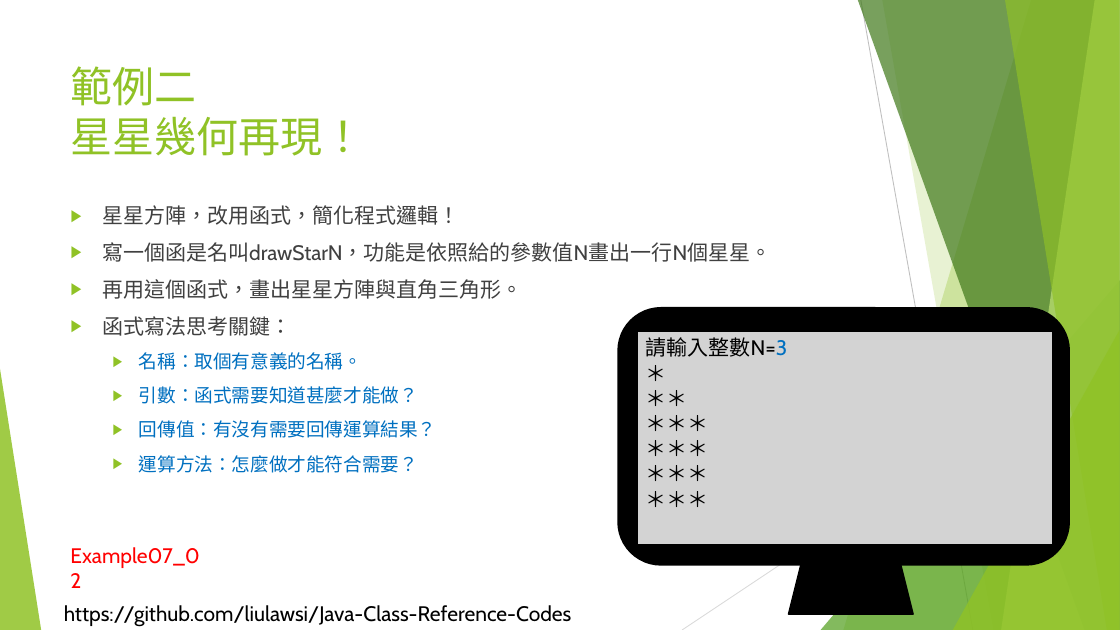
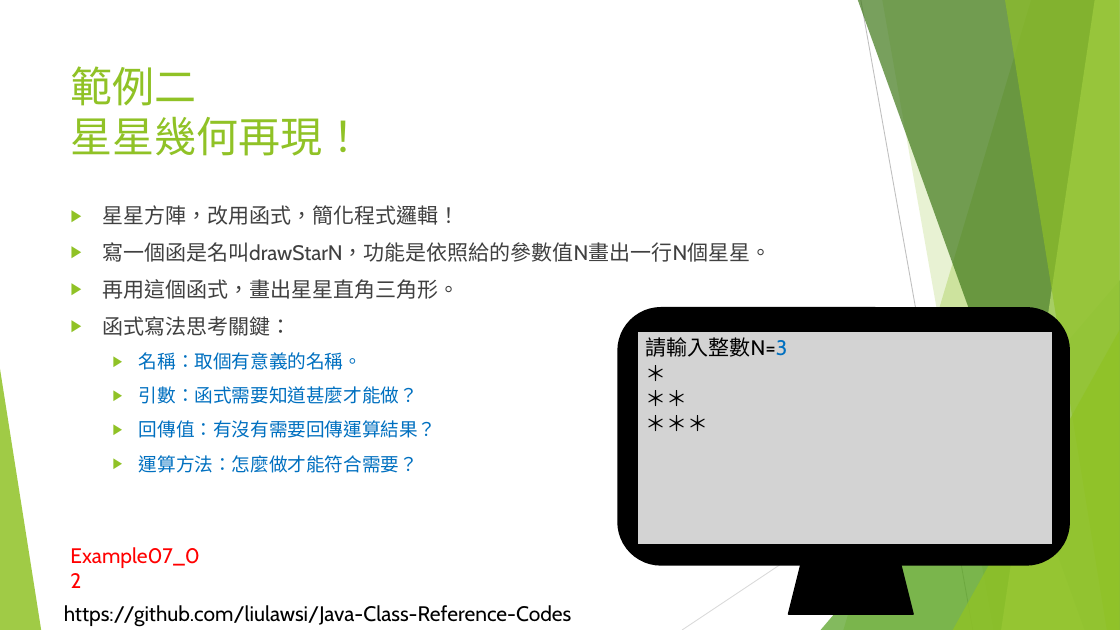
Before and after one commit to liulawsi/My_PPTs, a slide deck: slide 9 of LCC/Java/07函式與方法.pptx. Drawn at 1120x630 pixels with LibreOffice and Linux fonts; fonts in the diff are those of the drawing. Boxes give left, top, right and bottom in pixels: in the first picture for what was removed or moved away, otherwise in the second. Text is boxed around its words. In the diff, an @@ line names an element or a change of style, - is before the commit and + after.

```diff
--- a/LCC/Java/07函式與方法.pptx
+++ b/LCC/Java/07函式與方法.pptx
@@ text at (102,279,459,299): text changed @@
-▶ 再用這個函式，畫出星星方陣與直角三角形。
+▶ 再用這個函式，畫出星星直角三角形。
@@ text in rectangle at (638,331,1054,545): paragraphs removed @@
-＊＊＊
-＊＊＊
-＊＊＊
```
Also in this commit, not shown: 2 other slides changed, 3 other files.
